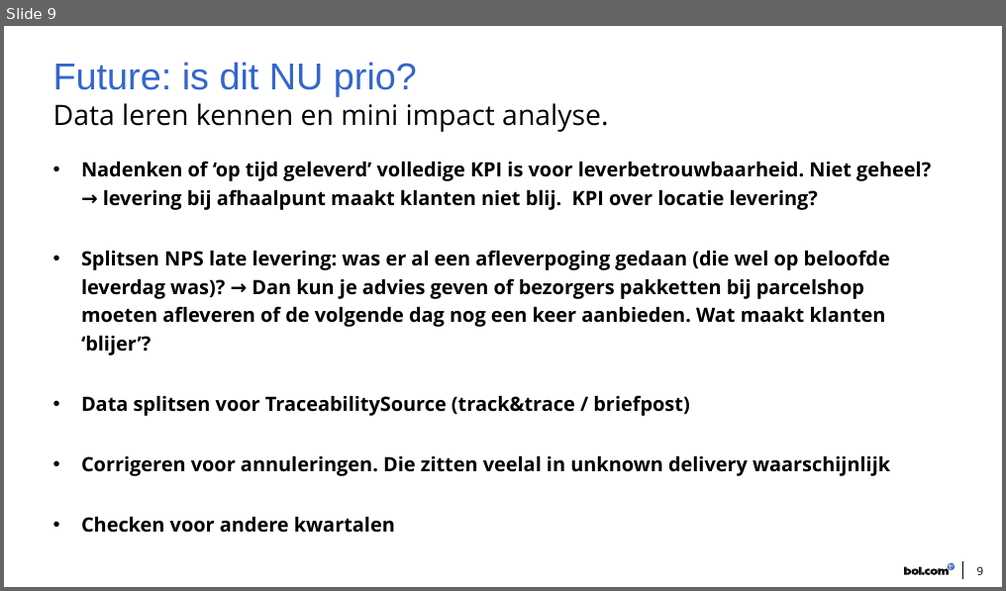
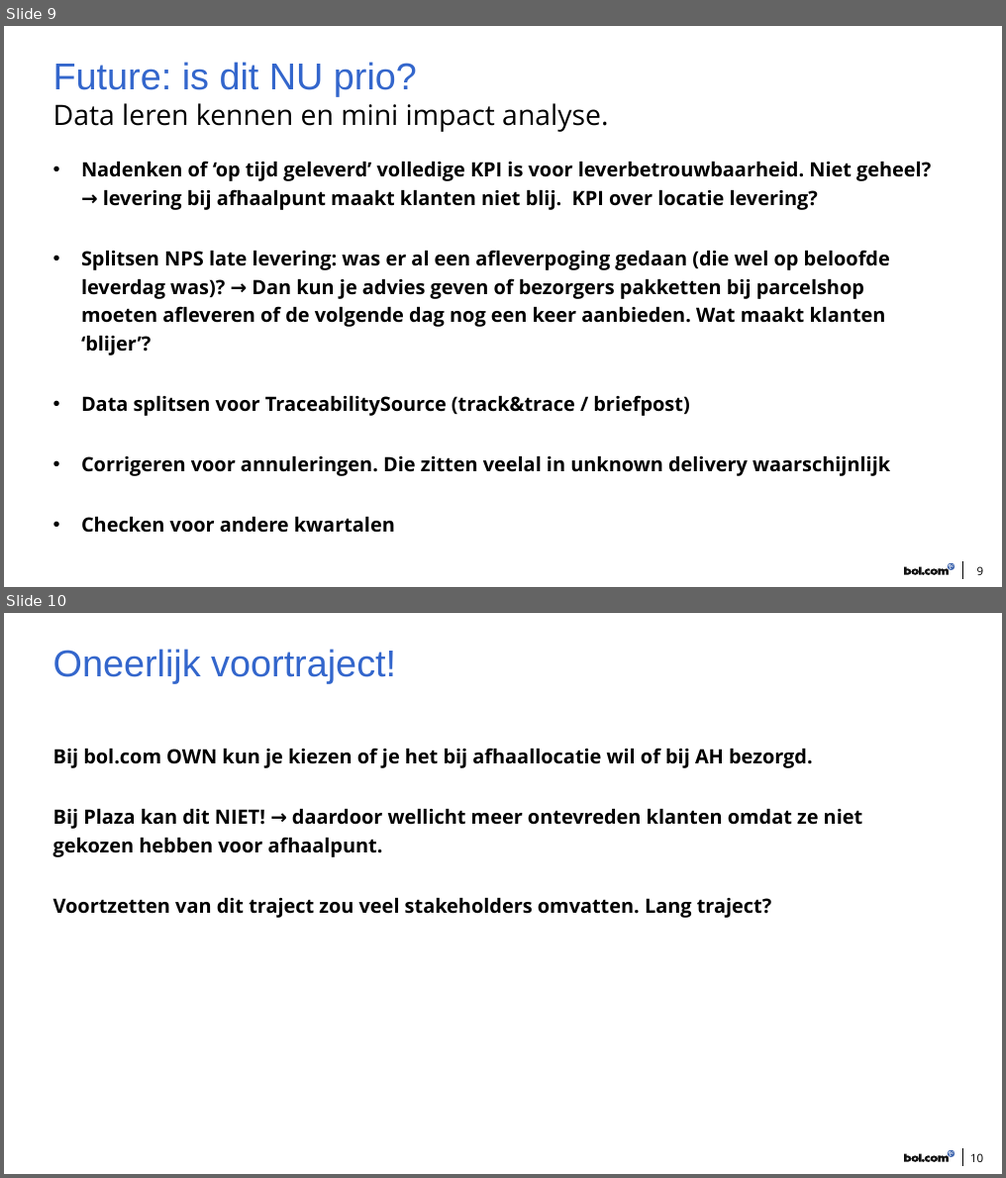
Before and after one commit to kkonings/NPS_deliverlocation, a slide deck: NPS - afleverpunten - samenvatting.pptx. Shown one above the other, each under a label of ours: slide 9 before the commit, slides 9 and 10 after it. The pictures are 1006x591 and 1006x1178 pixels, drawn with LibreOffice and Linux fonts; fonts in the diff are those of the drawing. Boxes give left, top, right and bottom in pixels: in the first picture for what was removed or moved away, otherwise in the second. Text is boxed around its words. In the diff, an @@ line names an element or a change of style, - is before the commit and + after.

```diff
--- a/NPS - afleverpunten - samenvatting.pptx
+++ b/NPS - afleverpunten - samenvatting.pptx
@@ slide 10 added at box(4, 613, 1002, 1174), background #FFFFFF; not listed: 4 template elements that a slide beside it also shows @@
@@ title added at box(54, 649, 396, 684), 36 pt, text #3366CC @@
+Oneerlijk voortraject!
@@ text added at box(54, 748, 863, 918), 19 pt, text #000000, bold @@
+Bij bol.com OWN kun je kiezen of je het bij afhaallocatie wil of bij AH bezorgd.
+Bij Plaza kan dit NIET! → daardoor wellicht meer ontevreden klanten omdat ze niet gekozen hebben voor afhaalpunt.
+Voortzetten van dit traject zou veel stakeholders omvatten. Lang traject?
@@ page number added at box(970, 1154, 983, 1162), 11 pt, text #000000 @@
+10
```
Also in this commit, not shown: 1 slide changed.
